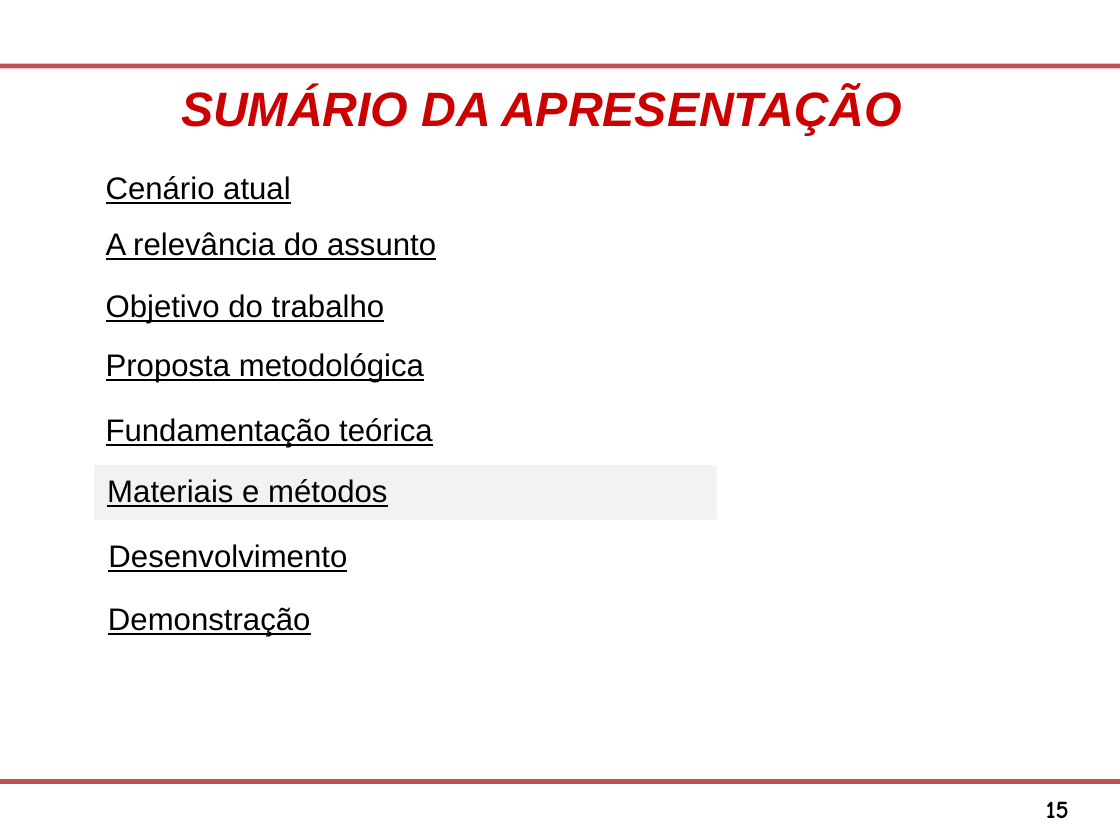
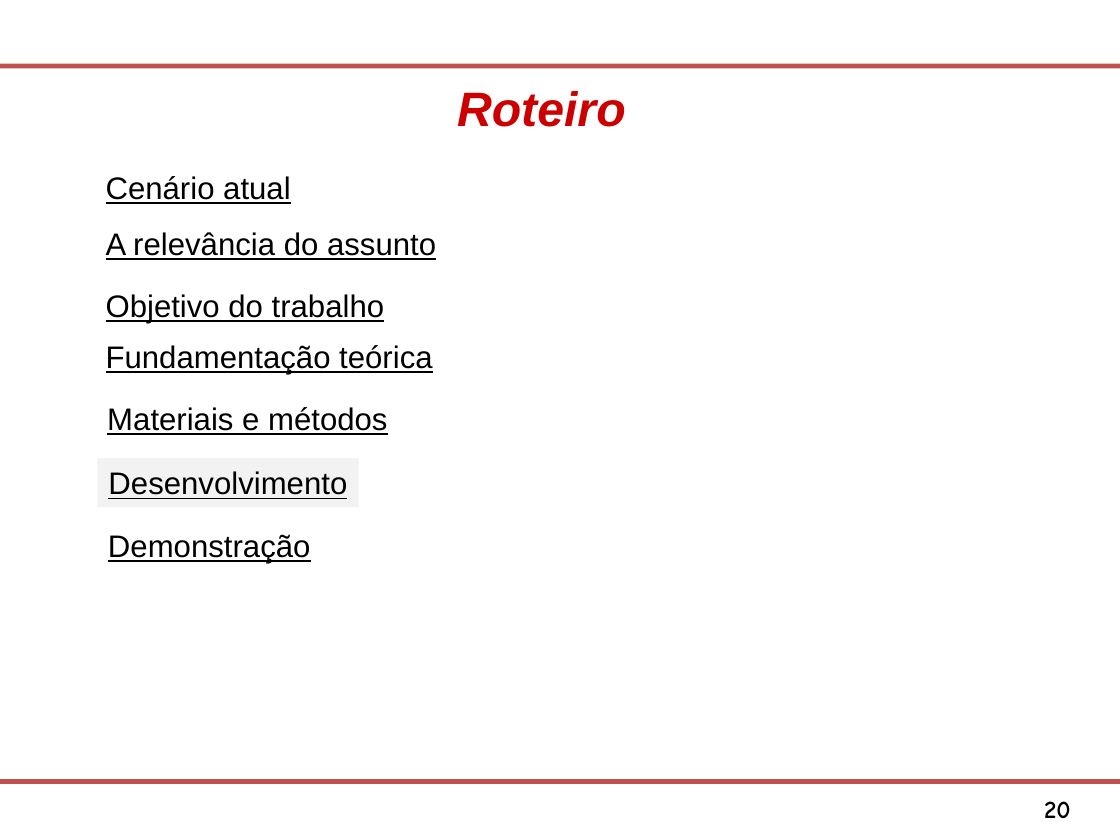
Before and after one commit to Osmar1503/TG, a slide deck: slide 20 of Modelo Apresentacao FATEC SJC.ppt (slide 15 before the commit). Drawn at 1120x840 pixels with LibreOffice and Linux fonts; fonts in the diff are those of the drawing; background and template pictures are left out. Boxes give left, top, right and bottom in pixels: in the first picture for what was removed or moved away, otherwise in the second. Text is boxed around its words. In the diff, an @@ line names an element or a change of style, - is before the commit and + after.

```diff
--- a/Modelo Apresentacao FATEC SJC.ppt
+++ b/Modelo Apresentacao FATEC SJC.ppt
@@ text at bbox=[457, 91, 626, 127]: text changed @@
-SUMÁRIO DA APRESENTAÇÃO
+Roteiro
@@ text removed at bbox=[106, 353, 424, 382] @@
-Proposta metodológica
@@ text "Materiais e métodos": place and size @@
-text "Materiais e métodos" at bbox=[94, 465, 717, 520]
+text "Materiais e métodos" at bbox=[107, 407, 387, 435]
@@ text "Materiais e métodos" at bbox=[107, 407, 387, 435]: fill #F2F2F2 to none @@
@@ 2 texts, 1 rectangle: place and size @@
-2 texts, 1 rectangle at bbox=[106, 418, 432, 636]
+2 texts, 1 rectangle at bbox=[97, 345, 432, 564]
@@ rectangle "Desenvolvimento" at bbox=[97, 458, 358, 507]: fill none to #F2F2F2 @@
@@ page number at bbox=[1044, 801, 1071, 818]: text changed @@
-15
+20
```
Also in this commit, not shown: 24 other slides changed, 2 slides removed.
